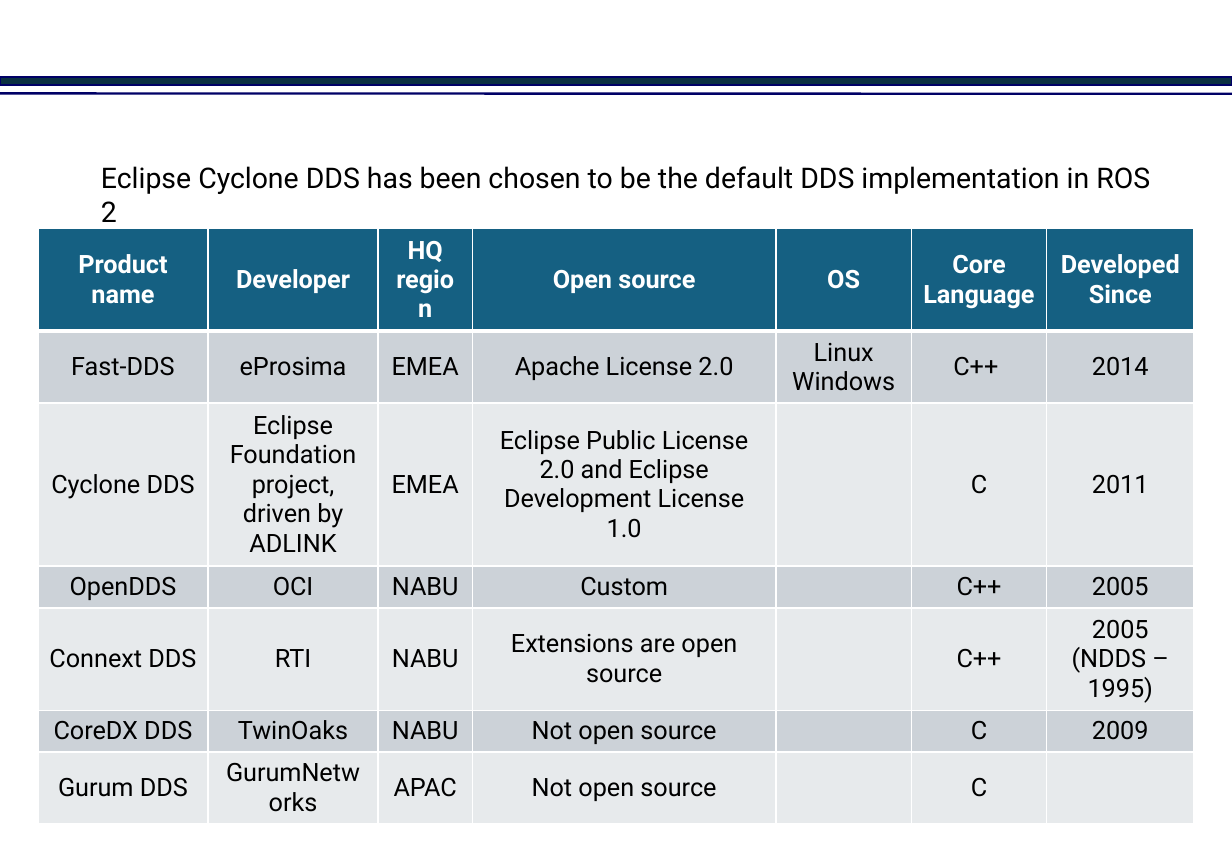
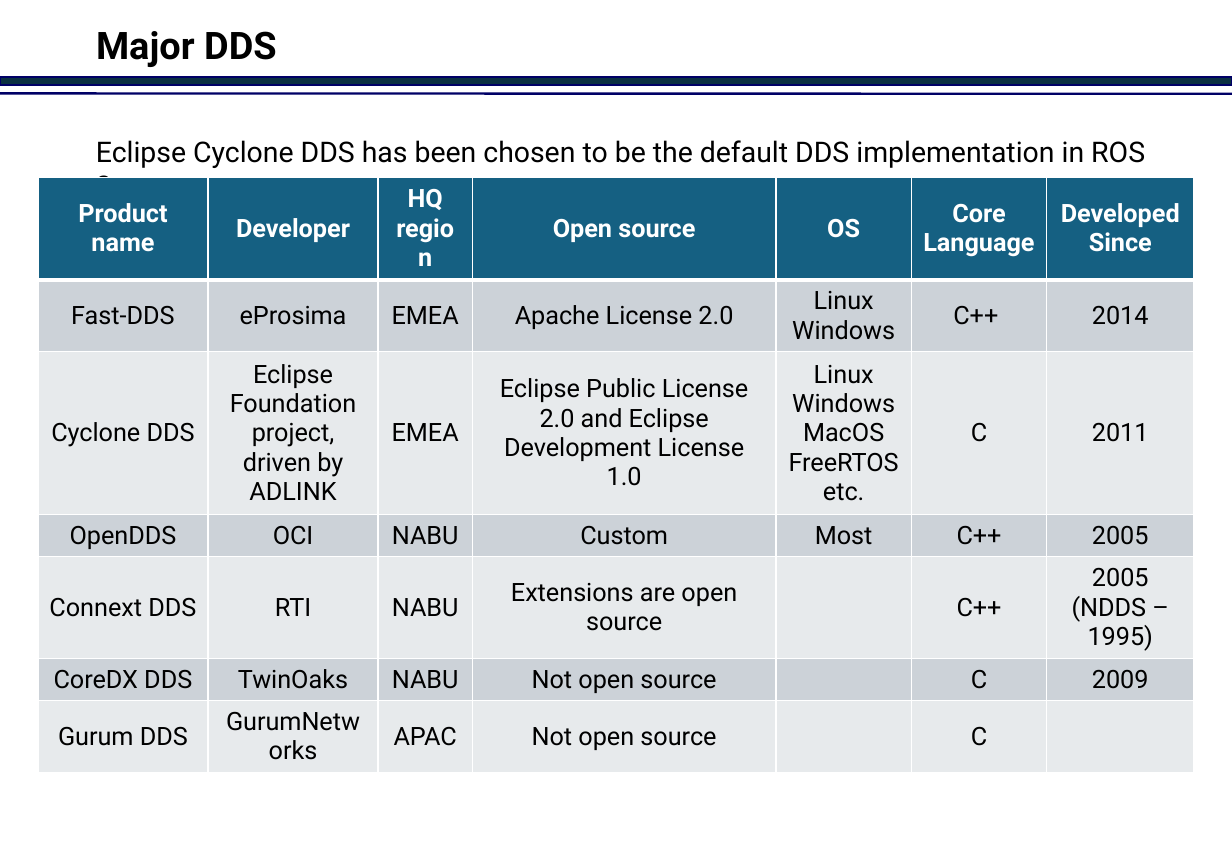
Before and after one commit to jinkabpark/SamickThk_Analysis, a slide deck: slide 10 of 허종원/OpenDDS.pptx (slide 11 before the commit). Drawn at 1232x853 pixels with LibreOffice and Linux fonts; fonts in the diff are those of the drawing; background and template pictures are left out. Boxes give left, top, right and bottom in pixels: in the first picture for what was removed or moved away, otherwise in the second. Text is boxed around its words. In the diff, an @@ line names an element or a change of style, - is before the commit and + after.

```diff
--- a/허종원/OpenDDS.pptx
+++ b/허종원/OpenDDS.pptx
@@ title added at bbox=[96, 31, 277, 67], 24 pt, text #000000, bold @@
+Major DDS
@@ text "Eclipse Cyclone DDS has been ..." rewrapped from bbox=[101, 166, 1150, 194] to bbox=[96, 140, 1145, 178] @@
@@ table at bbox=[38, 177, 1194, 772] @@
-row 3, column 5: 
+row 3, column 5: Linux Windows MacOS FreeRTOS etc.
-row 4, column 5: 
+row 4, column 5: Most
@@ table: place and size @@
-table at bbox=[38, 229, 1194, 824]
+table at bbox=[38, 177, 1194, 772]
```
Also in this commit, not shown: 1 slide added, 1 slide removed.
